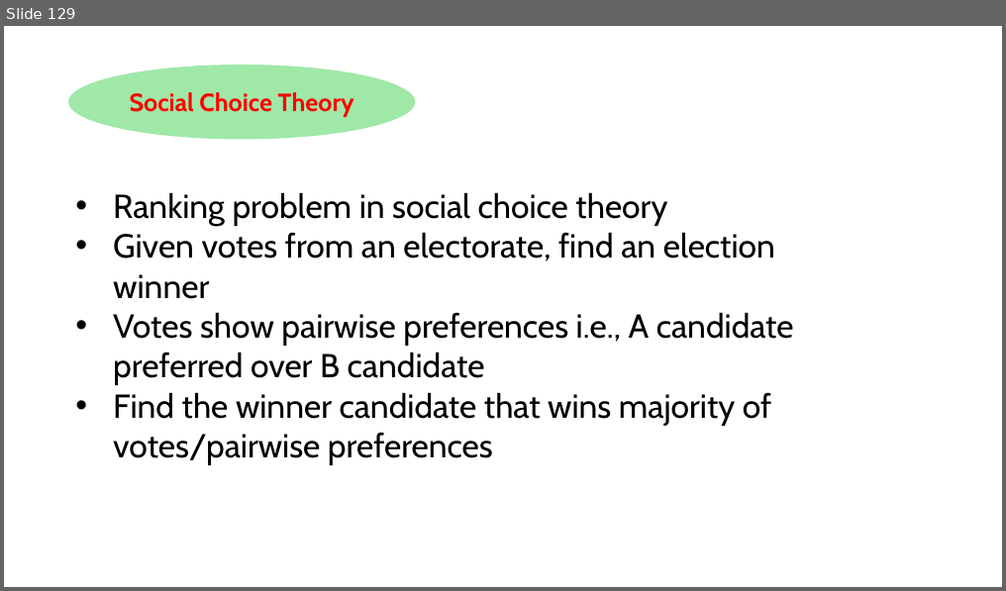
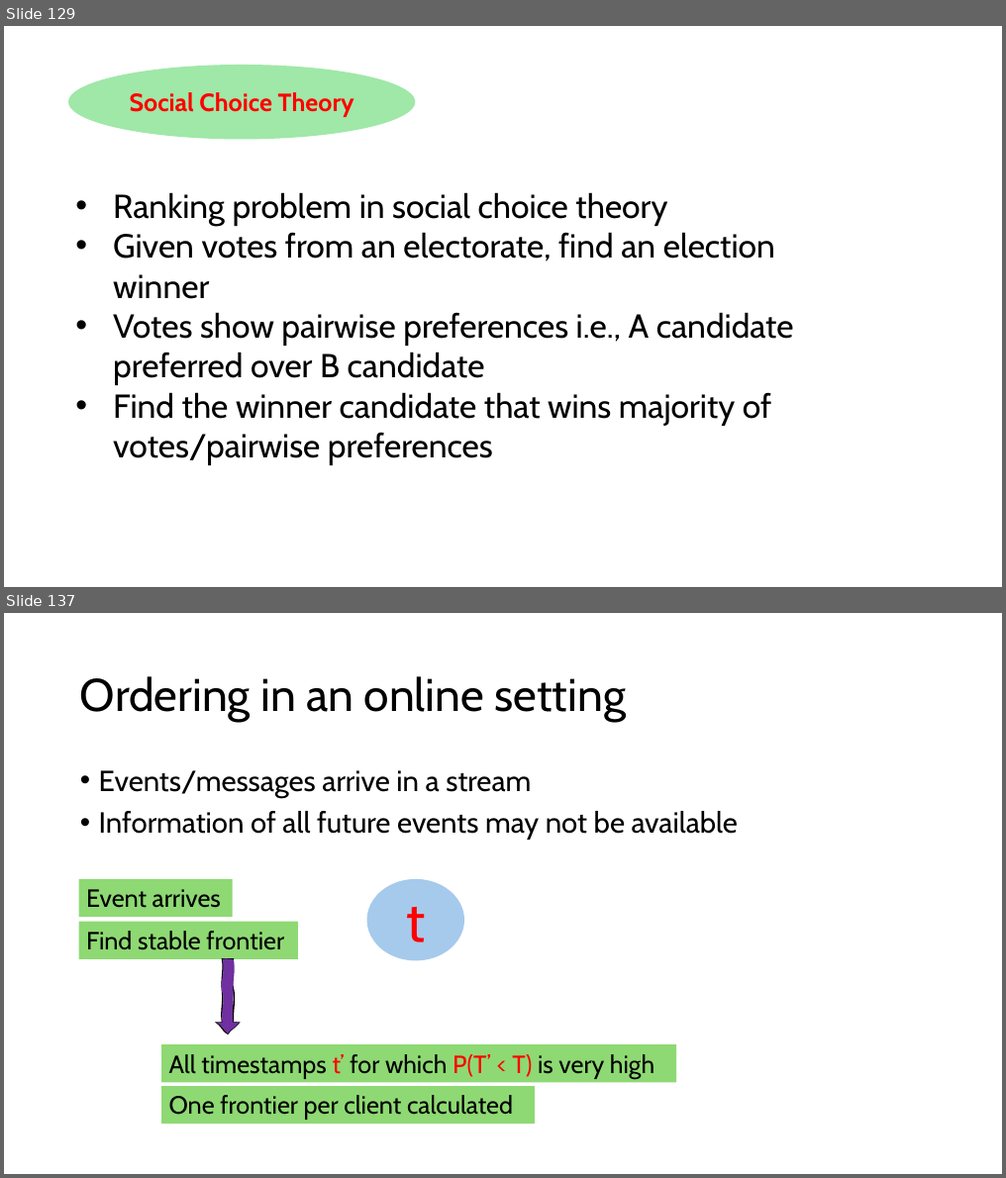
Before and after one commit to HaseebLUMS/Onyx-Presentation, a slide deck: thesis-latency-fairness.pptx. Shown one above the other, each under a label of ours: slide 129 before the commit, slides 129 and 137 after it; the slides between them are not shown. The pictures are 1006x591 and 1006x1178 pixels, drawn with LibreOffice and Linux fonts; fonts in the diff are those of the drawing. Boxes give left, top, right and bottom in pixels: in the first picture for what was removed or moved away, otherwise in the second. Text is boxed around its words. In the diff, an @@ line names an element or a change of style, - is before the commit and + after.

```diff
--- a/thesis-latency-fairness.pptx
+++ b/thesis-latency-fairness.pptx
@@ slide 137 added at (4, 613, 1002, 1174), background #FFFFFF @@
@@ title added at (80, 676, 627, 722), 44 pt, text #000000 @@
+Ordering in an online setting
@@ text added at (99, 770, 738, 840), 28 pt, text #000000 @@
+• Events/messages arrive in a stream
+• Information of all future events may not be available
@@ rectangle added at (79, 879, 233, 917), fill #8ED973, 24 pt, text #000000 @@
+Event arrives
@@ ellipse added at (367, 879, 464, 961), fill #A6CAEC, 54 pt, text #FF0000 @@
+t
@@ rectangle added at (79, 922, 298, 959), fill #8ED973, 24 pt, text #000000 @@
+Find stable frontier
@@ freeform shape added at (218, 959, 239, 1034), fill #7030A0, outline #000000 1.5 pt @@
@@ rectangle added at (161, 1045, 676, 1082), fill #8ED973, 24 pt, text #000000 @@
+All timestamps t’ for which P(T’ < T) is very high
@@ rectangle added at (161, 1086, 534, 1124), fill #8ED973, 24 pt, text #000000 @@
+One frontier per client calculated
```
Also in this commit, not shown: 5 slides changed, 4 other slides added, 2 other files.
